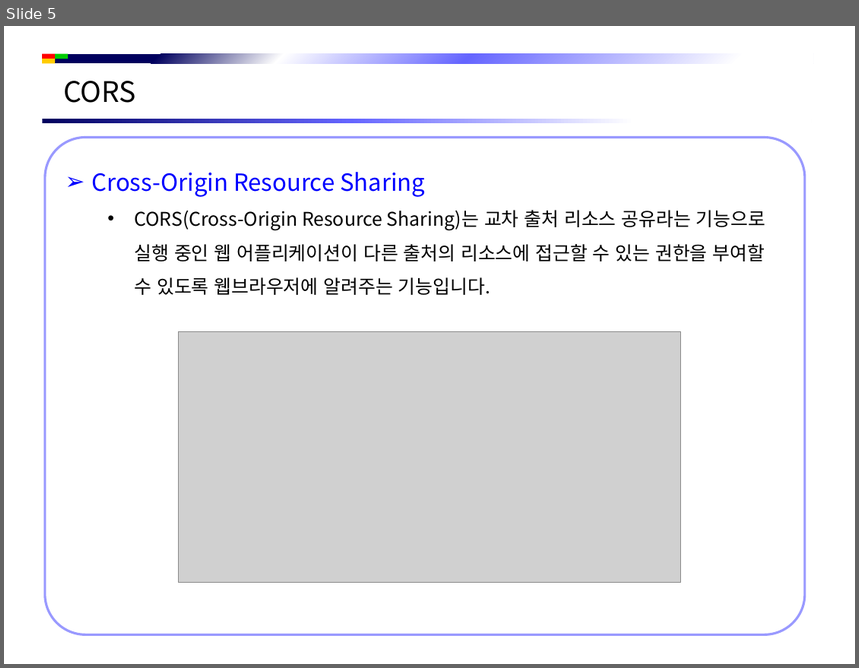
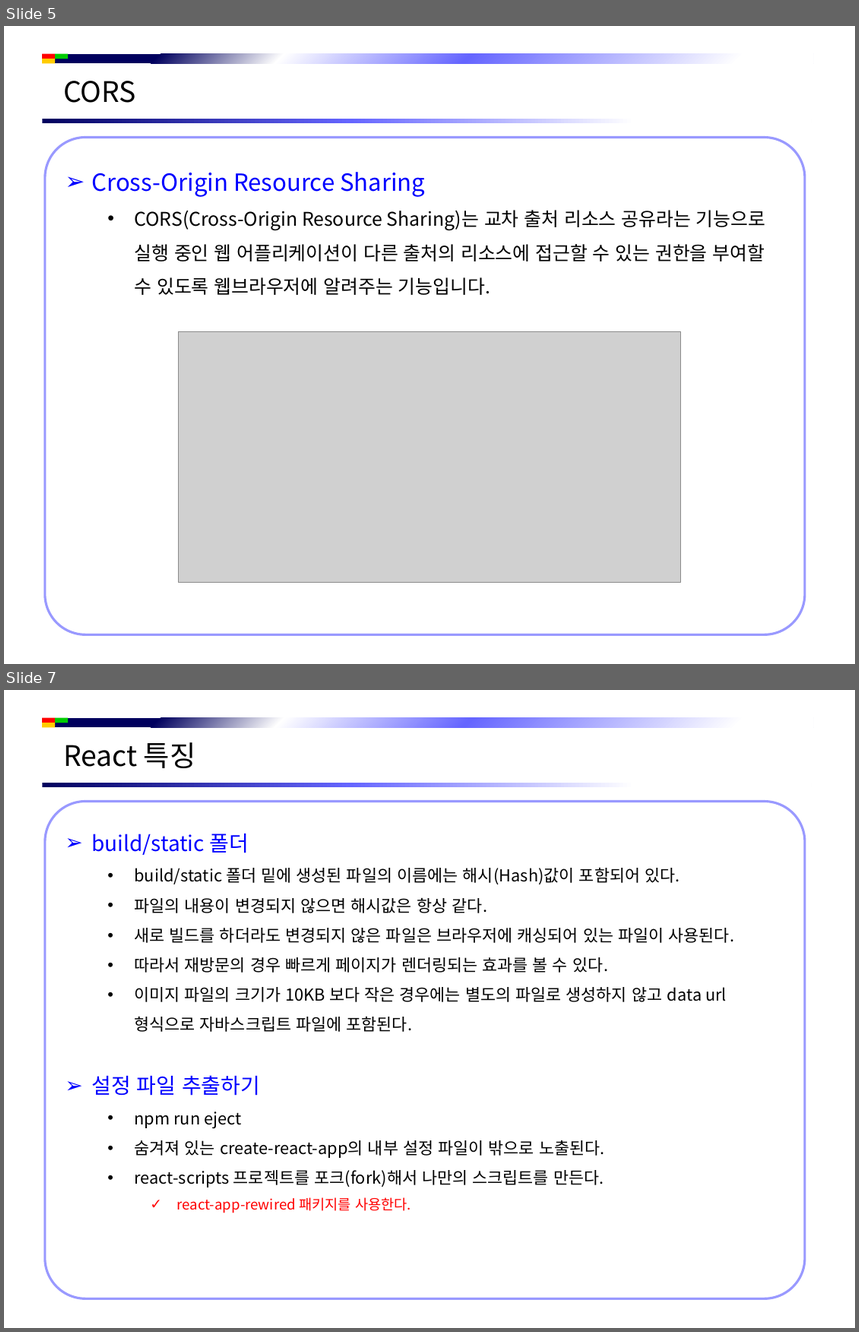
Before and after one commit to jsh-1235/Document, a slide deck: Front-End/React/React 개념 정리.pptx. Shown one above the other, each under a label of ours: slide 5 before the commit, slides 5 and 7 after it; the slides between them are not shown. The pictures are 859x668 and 859x1332 pixels, drawn with LibreOffice and Linux fonts; fonts in the diff are those of the drawing; grey boxes stand for pictures; background and template pictures are left out. Boxes give left, top, right and bottom in pixels: in the first picture for what was removed or moved away, otherwise in the second. Text is boxed around its words. In the diff, an @@ line names an element or a change of style, - is before the commit and + after.

```diff
--- a/Front-End/React/React 개념 정리.pptx
+++ b/Front-End/React/React 개념 정리.pptx
@@ slide 7 added at [4, 690, 855, 1328], background #FFFFFF; not listed: 5 template elements that a slide beside it also shows @@
@@ text added at [63, 742, 196, 768], 24 pt, text #000000 @@
+React 특징
@@ rounded rectangle added at [45, 802, 805, 1300], fill #FFFFFF, outline #9999FF 2 pt, 14 pt, text #000000 @@
+➢ build/static 폴더
+  • build/static 폴더 밑에 생성된 파일의 이름에는 해시(Hash)값이 포함되어 있다.
+  • 파일의 내용이 변경되지 않으면 해시값은 항상 같다.
+  • 새로 빌드를 하더라도 변경되지 않은 파일은 브라우저에 캐싱되어 있는 파일이 사용된다.
+  • 따라서 재방문의 경우 빠르게 페이지가 렌더링되는 효과를 볼 수 있다.
+  • 이미지 파일의 크기가 10KB 보다 작은 경우에는 별도의 파일로 생성하지 않고 data url 형식으로 자바스크립트 파일에 포함된다.
+➢ 설정 파일 추출하기
+  • npm run eject
+  • 숨겨져 있는 create-react-app의 내부 설정 파일이 밖으로 노출된다.
+  • react-scripts 프로젝트를 포크(fork)해서 나만의 스크립트를 만든다.
+    ✓ react-app-rewired 패키지를 사용한다.
```
Also in this commit, not shown: 11 other slides added, 4 other files.
